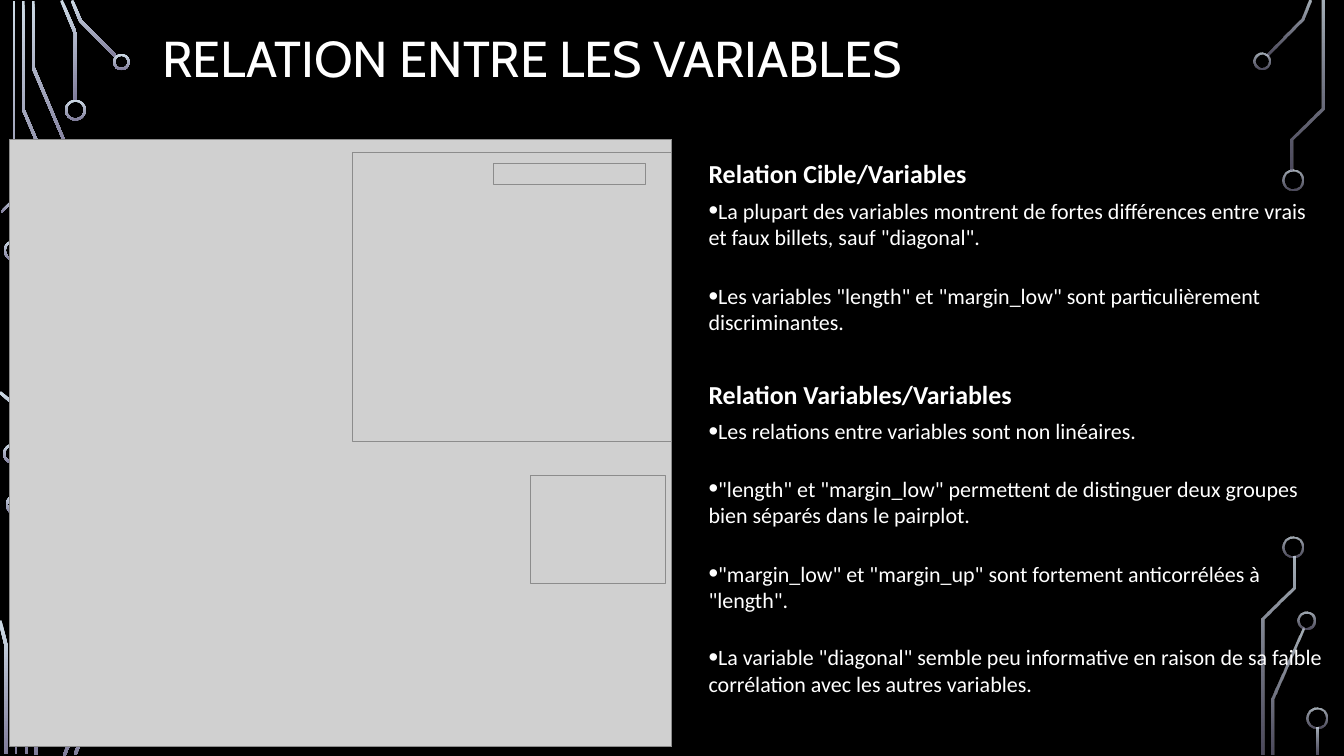
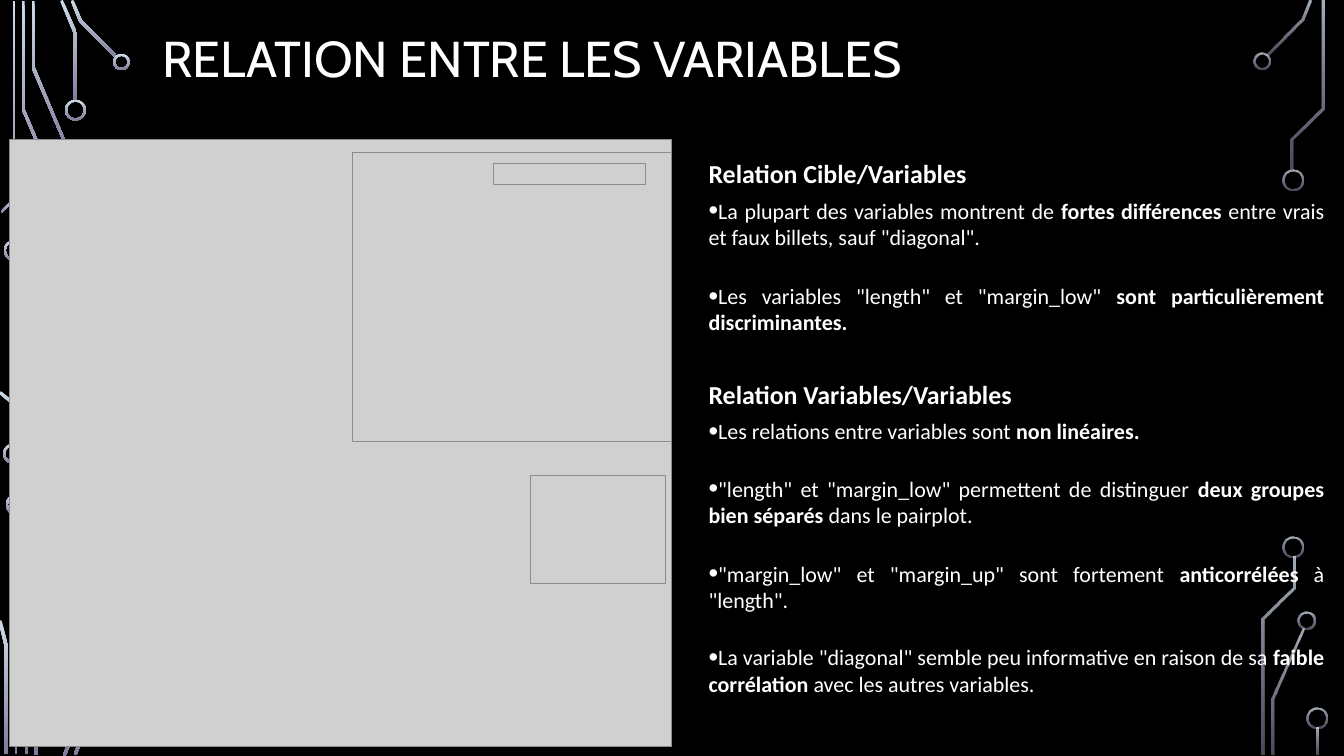
Before and after one commit to francoisvercellotti/application-detection-faux-billets, a slide deck: slide 6 of Vercellotti_François_3_support_presentation_092024.pptx. Drawn at 1344x756 pixels with LibreOffice and Linux fonts; fonts in the diff are those of the drawing; grey boxes stand for pictures; background and template pictures are left out. Boxes give left, top, right and bottom in pixels: in the first picture for what was removed or moved away, otherwise in the second. Text is boxed around its words. In the diff, an @@ line names an element or a change of style, - is before the commit and + after.

```diff
--- a/Vercellotti_François_3_support_presentation_092024.pptx
+++ b/Vercellotti_François_3_support_presentation_092024.pptx
@@ text "Relation Cible/Variables" at (709, 164, 1325, 692): bold on in "fortes différences", "sont particulièrement discriminantes.", "non linéaires.", "deux groupes bien séparés" and 2 more places; alignment left to justified @@
```
Also in this commit, not shown: 11 other slides changed, 12 other files.
